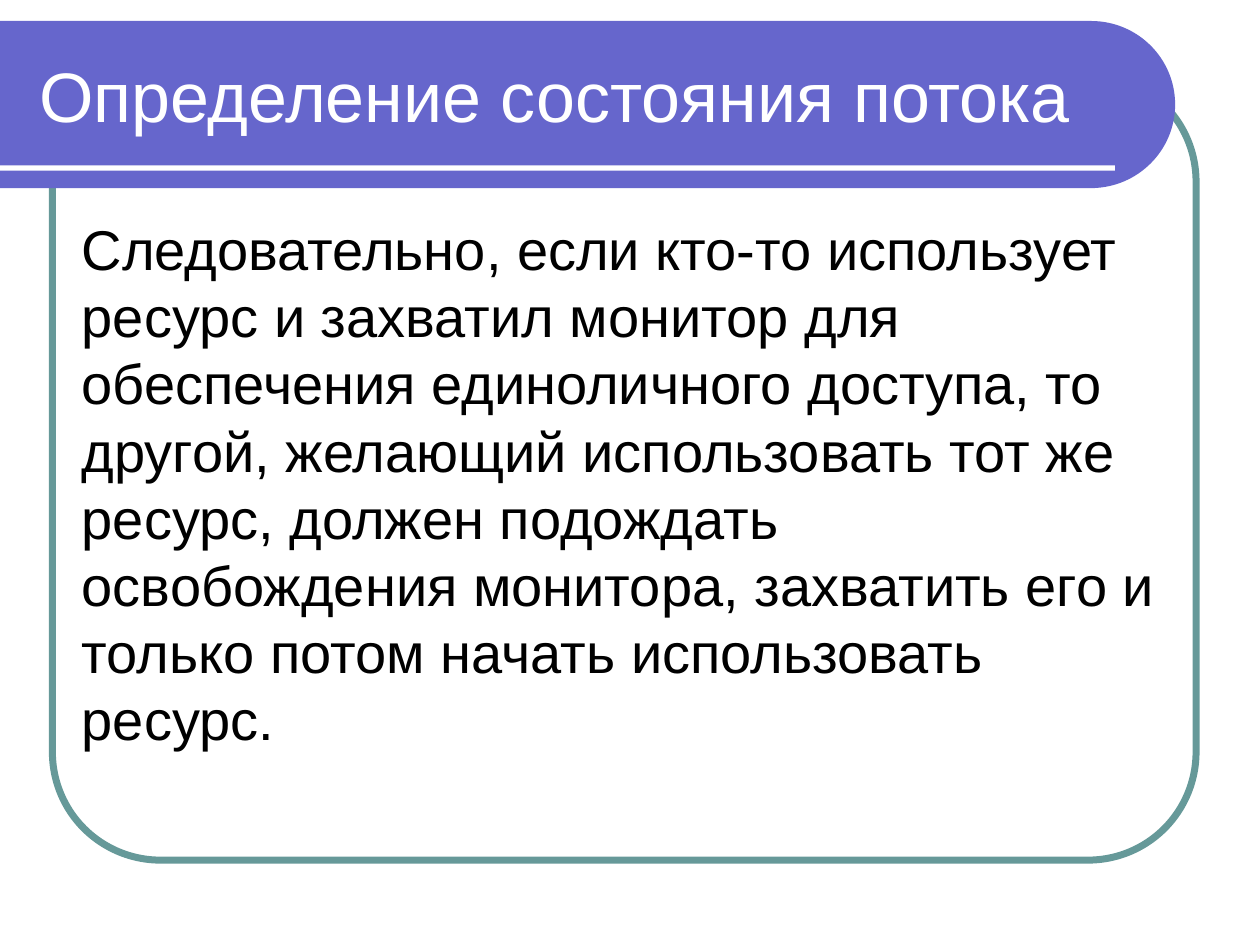
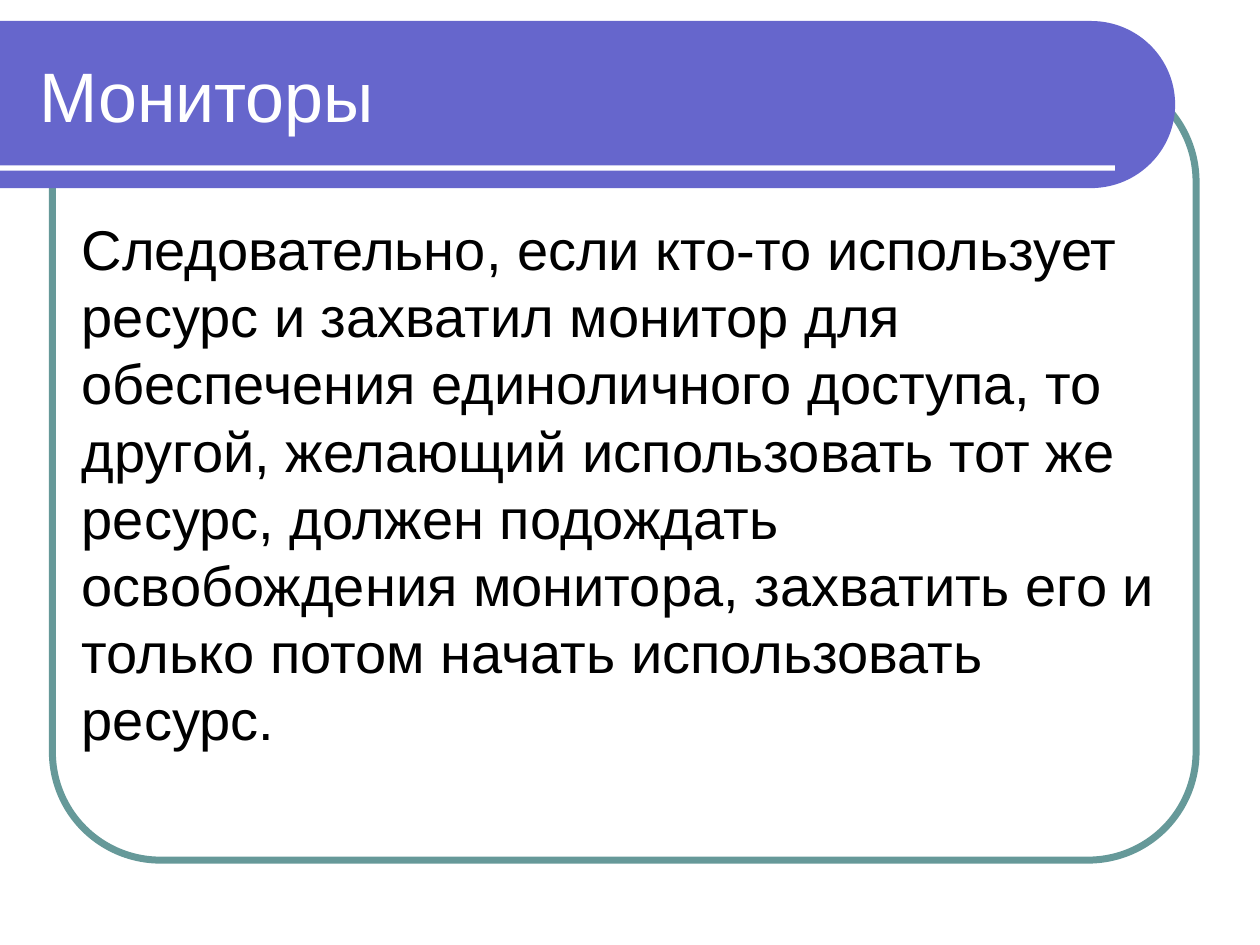
Before and after one commit to maxchv/JavaLessons, a slide deck: slide 45 of Lesson14/Modul 11 Vychislitelnye potoki.ppt (slide 33 before the commit). Drawn at 1260x945 pixels with LibreOffice and Linux fonts; fonts in the diff are those of the drawing. Boxes give left, top, right and bottom in pixels: in the first picture for what was removed or moved away, otherwise in the second. Text is boxed around its words. In the diff, an @@ line names an element or a change of style, - is before the commit and + after.

```diff
--- a/Lesson14/Modul 11 Vychislitelnye potoki.ppt
+++ b/Lesson14/Modul 11 Vychislitelnye potoki.ppt
@@ text at (x1=39, y1=74, x2=374, y2=135): text changed @@
-Определение состояния потока
+Мониторы
```
Also in this commit, not shown: 19 other slides changed, 8 slides added, 14 other files.
